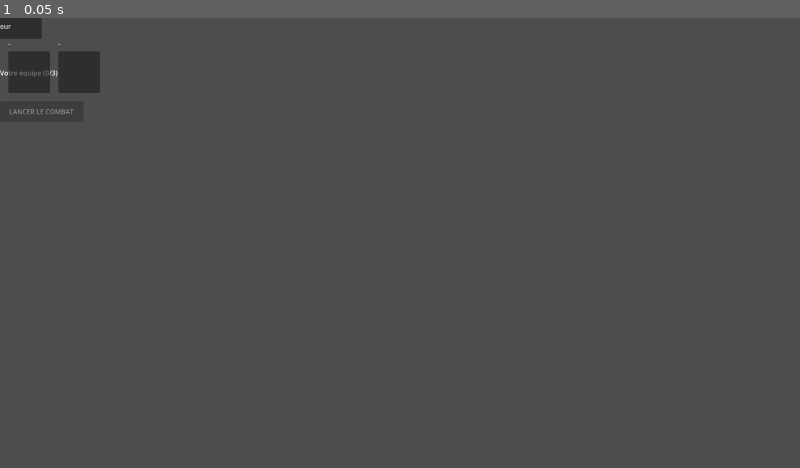
Above: before the commit, frame 1.
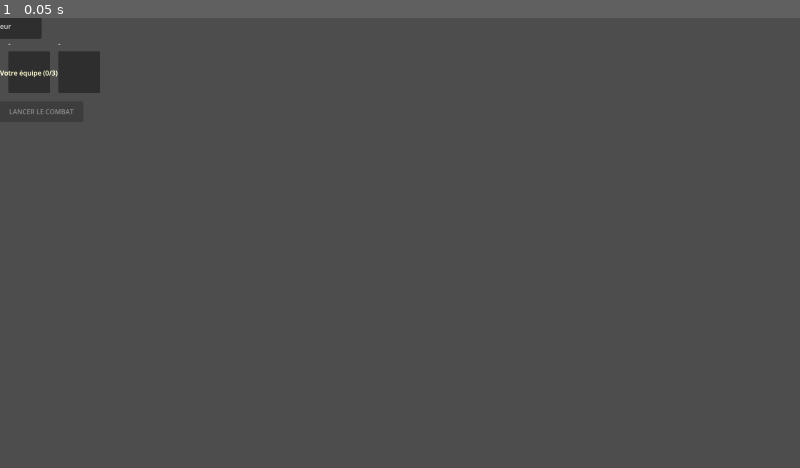
Above: after the commit, the same moment.

Repository: CharlieG42/Zimut
Game: Godot game, scene res://scenes/TeamSelection.tscn
Same seed, same stepped clock (60 frames per second), same inputs: the game is played once before the commit and once after it.
Inputs:
- Up to frame 1 (0.05 s): no input

The runs differ from the first frame. In frame 1, less than 0.1% of the frame differs, in the area x 0-8%, y 11-14%.
Error before the commit: Invalid access to property or key 'rect_min_size' on a base object of type 'Label'. (res://scripts/TeamSelectionManager.gd:99)
Error after the commit: Invalid assignment of property or key 'border_width_all' with value of type 'int' on a base object of type 'StyleBoxFlat'. (res://scripts/TeamSelectionManager.…

Commit message:
Fix rect_min_size -> size.x for Label in Godot 4.x

Diff:
--- a/prototype/Godot_iso/scripts/TeamSelectionManager.gd
+++ b/prototype/Godot_iso/scripts/TeamSelectionManager.gd
@@ -96,7 +96,7 @@
     title.add_theme_color_override("font_outline_color", Color(0, 0, 0))
 
     title.horizontal_alignment = HORIZONTAL_ALIGNMENT_CENTER
-    title.rect_min_size.x = 1000
+    title.size.x = 1000
     add_child(title)
 
     # Créer la description
@@ -105,7 +105,7 @@
     description.position = Vector2(0, -220)
     description.add_theme_color_override("font_color", Color(0.8, 0.8, 0.8))
     description.horizontal_alignment = HORIZONTAL_ALIGNMENT_CENTER
-    description.rect_min_size.x = 800
+    description.size.x = 800
     add_child(description)
 
     # Créer les boutons de sélection de classe
@@ -168,7 +168,7 @@
         info_label.name = "%s_Info" % classname
         info_label.text = class_data[classname]["description"]
         info_label.position = Vector2(x_pos, y_pos + button_height + 10)
-        info_label.rect_min_size.x = button_width
+        info_label.size.x = button_width
         info_label.visible = false
         info_label.add_theme_color_override("font_color", Color(0.9, 0.9, 0.9))
         info_label.horizontal_alignment = HORIZONTAL_ALIGNMENT_CENTER
@@ -214,7 +214,7 @@
         var name_label = Label.new()
         name_label.name = "NameLabel_%d" % i
         name_label.position = Vector2(0, -30)
-        name_label.rect_min_size.x = 100
+        name_label.size.x = 100
         name_label.horizontal_alignment = HORIZONTAL_ALIGNMENT_CENTER
         name_label.add_theme_color_override("font_color", Color(1, 1, 1))
         name_label.add_theme_font_size_override("font_size", 12)
@@ -224,7 +224,7 @@
         var stats_label = Label.new()
         stats_label.name = "StatsLabel_%d" % i
         stats_label.position = Vector2(0, -10)
-        stats_label.rect_min_size.x = 100
+        stats_label.size.x = 100
         stats_label.horizontal_alignment = HORIZONTAL_ALIGNMENT_CENTER
         stats_label.add_theme_color_override("font_color", Color(0.8, 0.8, 0.8))
         stats_label.add_theme_font_size_override("font_size", 10)
